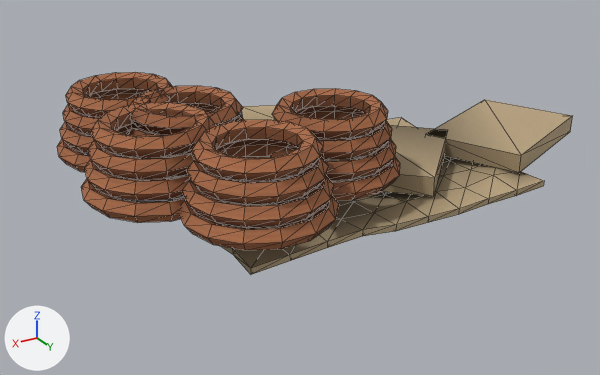
Renders of the glTF model assets/models/stall/mat_rope.glb from each side of a commit.
One viewpoint serves both versions: a 50 mm camera at (1.126, 1.668, 0.855) aimed at (0.102, -0.04, 0.001). Lighting does not change. The marker at lower left points along +X, +Y and +Z. The older version comes first. Mesh edges are drawn as thin lines. Vertices at exactly the same position are counted once.

Objects in the first picture: 'mat_rope'.
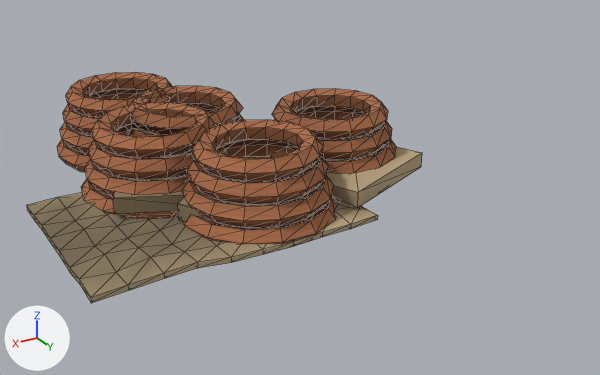
Where the newer file only moved an object's origin or applied its transform, the numbers keep the older frame.

Changed parts and their boxes (x1, y1, x2, y2) in the pictures (600 x 375 px; the box of a moved part takes in the faces that stretch with it):
'mat_rope', reshaped (23% narrower, 14% taller): before (57, 72, 573, 274); after (26, 72, 422, 303)
part 1 of me_grid, moved or reshaped: before (175, 117, 544, 274); after (26, 192, 378, 303)
part 2 of me_grid, moved or reshaped (mostly hidden afterwards): before (328, 125, 448, 196); after (178, 176, 292, 228)
part 3 of me_grid, moved or reshaped (mostly hidden before): before (241, 105, 328, 161); after (113, 174, 231, 214)
part 4 of me_grid, moved or reshaped: before (428, 100, 573, 173); after (324, 137, 422, 208)

What the commit changed:
me_grid is used by ob_mat_rope; location (0.0, 0.0, 0.0).
me_grid had 1584 vertices, 3152 faces and spanned x -0.759..0.674, y -0.5..0.395, z -0.007..0.268.
me_grid now has 1584 vertices, 3152 faces and spans x -0.071..0.79, y -0.466..0.395, z 0.087..0.268.
me_grid part 1: the loose piece of 160 vertices spanning x -0.427..0.426, y -0.303..0.301, z -0.007..0.035 is scaled about its middle by 0.727, then moved by (0.481, 0.177, 0.089).
me_grid part 2: the loose piece of 8 vertices spanning x -0.364..0.085, y -0.206..0.243, z 0.035..0.085 is scaled about its middle by 0.727, then moved by (0.519, 0.171, 0.076).
me_grid part 3: the loose piece of 8 vertices spanning x -0.276..0.227, y -0.5..0.058, z 0.035..0.085 is scaled about its middle by 0.727, then moved by (0.487, 0.237, 0.076).
me_grid part 4: the loose piece of 8 vertices spanning x -0.759..-0.287, y -0.172..0.239, z 0.035..0.085 is scaled about its middle by 0.727, then moved by (0.623, 0.167, 0.076).
